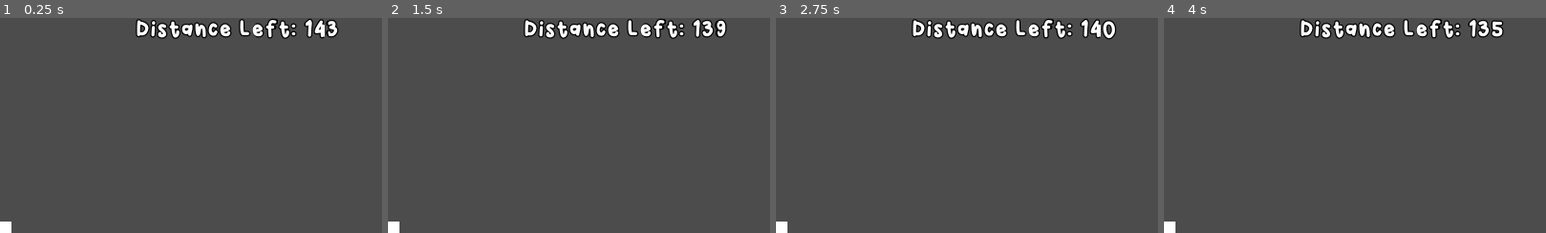
Above: before the commit, frames 1-4 (left to right).
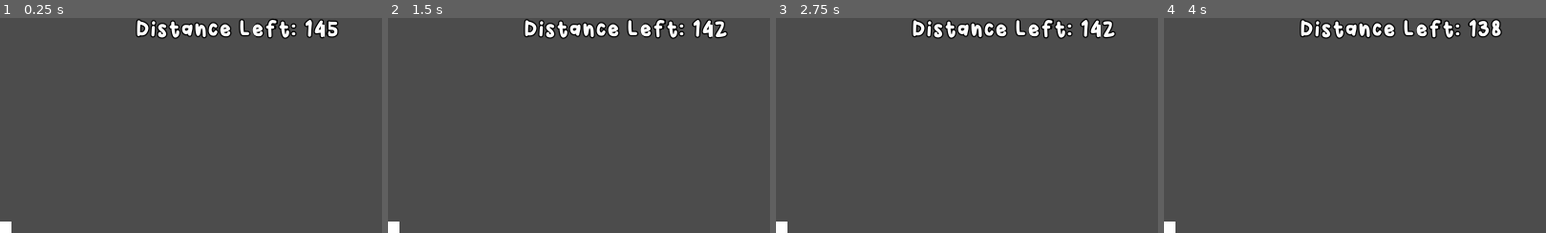
Above: after the commit, the same moments.

Repository: jonahshader/back5_platformer_unit3
Game: Godot game, scene res://scenes/levels/Level_1.tscn
Same seed, same stepped clock (60 frames per second), same inputs: the game is played once before the commit and once after it.
Inputs:
- Up to frame 1 (0.25 s): no input
- Up to frame 2 (1.5 s): hold Right (move_right) from 0.53 s (still down); tap Space (jump) at 0.77 s
- Up to frame 3 (2.75 s): tap Space (jump) at 1.52 s; release Right (move_right) at 2.03 s; hold Left (move_left) from 2.03 s (still down)
- Up to frame 4 (4 s): release Left (move_left) at 2.78 s; hold Right (move_right) from 2.78 s (still down); tap Space (jump) at 3.02, 3.77 s
The pictures show only the part of the screen within x 50-100%, y 0-50%; the shares and areas given below are measured in that part.

The runs differ from the first frame. In frame 1, 0.1% of the frame differs, in the area x 85-89%, y 0-10%; in frame 2, 0.4%, in the area x 82-89%, y 0-10%; in frame 3, 0.2%; in frame 4, 0.2%.

Commit message:
player now dies when falling :)

Diff:
--- /dev/null
+++ b/EscExit.gd
@@ -0,0 +1,5 @@
+extends Node
+
+func _input(event):
+	if Input.is_action_just_pressed("ui_cancel"):
+		get_tree().quit()
--- a/scenes/levels/Level_1.tscn
+++ b/scenes/levels/Level_1.tscn
@@ -1,12 +1,13 @@
-[gd_scene load_steps=6 format=2]
+[gd_scene load_steps=7 format=2]
 
 [ext_resource path="res://scenes/objects/Player.tscn" type="PackedScene" id=1]
 [ext_resource path="res://assets/tilemaps/TileMap.tscn" type="PackedScene" id=2]
 [ext_resource path="res://scenes/menus/GameHud.tscn" type="PackedScene" id=3]
 [ext_resource path="res://scenes/objects/Safehouse.tscn" type="PackedScene" id=4]
 [ext_resource path="res://scenes/objects/Death_Wall.tscn" type="PackedScene" id=5]
+[ext_resource path="res://scenes/objects/EscExit.tscn" type="PackedScene" id=6]
 
-[node name="Node" type="Node"]
+[node name="1" type="Node"]
 
 [node name="Player" parent="." instance=ExtResource( 1 )]
 position = Vector2( 51.2359, 1020.76 )
@@ -15,18 +16,6 @@
 [node name="TileMap" parent="." instance=ExtResource( 2 )]
 tile_data = PoolIntArray( 458841, 0, 8, 458844, 0, 4, 458859, 0, 4, 524360, 0, 1, 524361, 0, 2, 524362, 0, 3, 524380, 0 …(4762 unchanged characters)…
 
-[node name="Label" type="Label" parent="."]
-margin_left = 7118.53
-margin_top = 522.978
-margin_right = 7286.53
-margin_bottom = 577.978
-text = "Congratulations! You made it through the prototype!"
-align = 1
-autowrap = true
-__meta__ = {
-"_edit_use_anchors_": false
-}
-
 [node name="Death_Wall" parent="." instance=ExtResource( 5 )]
 position = Vector2( -3137.11, 354.463 )
 collision_layer = 2
@@ -34,8 +23,10 @@
 [node name="GameHud" parent="." instance=ExtResource( 3 )]
 
 [node name="Safehouse" parent="." instance=ExtResource( 4 )]
-position = Vector2( 7207.81, 712.141 )
+position = Vector2( 7342.35, 705.414 )
 collision_mask = 0
+
+[node name="EscExit" parent="." instance=ExtResource( 6 )]
 
 [connection signal="body_entered" from="Death_Wall" to="Player" method="gameover"]
 [connection signal="body_entered" from="Death_Wall" to="GameHud" method="gameover"]
--- a/scenes/levels/Level_2.tscn
+++ b/scenes/levels/Level_2.tscn
@@ -1,19 +1,20 @@
-[gd_scene load_steps=6 format=2]
+[gd_scene load_steps=7 format=2]
 
 [ext_resource path="res://scenes/objects/Player.tscn" type="PackedScene" id=1]
 [ext_resource path="res://assets/tilemaps/TileMap.tscn" type="PackedScene" id=2]
 [ext_resource path="res://scenes/menus/GameHud.tscn" type="PackedScene" id=3]
 [ext_resource path="res://scenes/objects/Safehouse.tscn" type="PackedScene" id=4]
 [ext_resource path="res://scenes/objects/Death_Wall.tscn" type="PackedScene" id=5]
+[ext_resource path="res://scenes/objects/EscExit.tscn" type="PackedScene" id=6]
 
-[node name="Node" type="Node"]
+[node name="2" type="Node"]
 
 [node name="Player" parent="." instance=ExtResource( 1 )]
 position = Vector2( 89.2296, 943.713 )
 collision_mask = 7
 
 [node name="TileMap" parent="." instance=ExtResource( 2 )]
-tile_data = PoolIntArray( 655459, -1610612736, 65536, 720995 …(4136 unchanged characters)… 4868, 0, 6, 2490407, 0, 5, 2490408, 0, 7 )
+tile_data = PoolIntArray( 655459, -1610612736, 65536, 720995 …(4136 unchanged characters)… 4868, 0, 6, 2490407, 0, 5, 2490408, 0, 7, 2752493, 0, 0 )
 
 [node name="Death_Wall" parent="." instance=ExtResource( 5 )]
 position = Vector2( -3137.11, 354.463 )
@@ -26,6 +27,8 @@
 position = Vector2( 7207.81, 712.141 )
 collision_mask = 0
 
+[node name="EscExit" parent="." instance=ExtResource( 6 )]
+
 [connection signal="body_entered" from="Death_Wall" to="Player" method="gameover"]
 [connection signal="body_entered" from="Death_Wall" to="GameHud" method="gameover"]
 [connection signal="body_entered" from="Safehouse" to="Player" method="survived"]
--- a/scenes/levels/Level_3.tscn
+++ b/scenes/levels/Level_3.tscn
@@ -1,12 +1,13 @@
-[gd_scene load_steps=6 format=2]
+[gd_scene load_steps=7 format=2]
 
 [ext_resource path="res://scenes/objects/Player.tscn" type="PackedScene" id=1]
 [ext_resource path="res://assets/tilemaps/TileMap.tscn" type="PackedScene" id=2]
 [ext_resource path="res://scenes/menus/GameHud.tscn" type="PackedScene" id=3]
 [ext_resource path="res://scenes/objects/Safehouse.tscn" type="PackedScene" id=4]
 [ext_resource path="res://scenes/objects/Death_Wall.tscn" type="PackedScene" id=5]
+[ext_resource path="res://scenes/objects/EscExit.tscn" type="PackedScene" id=6]
 
-[node name="Node" type="Node"]
+[node name="3" type="Node"]
 
 [node name="Player" parent="." instance=ExtResource( 1 )]
 position = Vector2( 51.2359, 1020.76 )
@@ -18,13 +19,15 @@
 [node name="Death_Wall" parent="." instance=ExtResource( 5 )]
 position = Vector2( -3137.11, 354.463 )
 collision_layer = 2
-speed = 150
+speed = 160
 
 [node name="GameHud" parent="." instance=ExtResource( 3 )]
 
 [node name="Safehouse" parent="." instance=ExtResource( 4 )]
-position = Vector2( 7207.81, 712.141 )
+position = Vector2( 7366.38, 712.141 )
 collision_mask = 0
+
+[node name="EscExit" parent="." instance=ExtResource( 6 )]
 
 [connection signal="body_entered" from="Death_Wall" to="Player" method="gameover"]
 [connection signal="body_entered" from="Death_Wall" to="GameHud" method="gameover"]
--- a/scenes/menus/GameHud.gd
+++ b/scenes/menus/GameHud.gd
@@ -29,6 +29,12 @@
 	calc_dist_left()
 	$DistanceLeftLabel.text = "Distance Left: " + str(int(distance_left / 50))
 	$TimeLabel.text = "Time: " + str(int(time))
+
+	if dist_calculating:
+		if player.position.y > 3500:
+			player.kill()
+			gameover(null)
+
 	time += delta
 
 func gameover(body):
@@ -45,7 +51,7 @@
 	if ResourceLoader.exists("res://scenes/levels/Level_" + str(int(get_tree().current_scene.name) + 1) + ".tscn"):
 		get_tree().change_scene("res://scenes/levels/Level_" + str(int(get_tree().current_scene.name) + 1) + ".tscn")
 	else:
-		get_tree().change_scene("res://scenes/levels/Level_1.tscn")
+		get_tree().change_scene("res://scenes/menus/PrototypeEnd.tscn")
 
 func _on_RestartButton_pressed():
 	get_tree().change_scene("res://scenes/levels/Level_1.tscn")
--- /dev/null
+++ b/scenes/menus/PrototypeEnd.tscn
@@ -0,0 +1,30 @@
+[gd_scene load_steps=4 format=2]
+
+[ext_resource path="res://assets/fonts/Winkle-Regular.ttf" type="DynamicFontData" id=1]
+[ext_resource path="res://scenes/objects/EscExit.tscn" type="PackedScene" id=2]
+
+[sub_resource type="DynamicFont" id=1]
+size = 48
+outline_size = 2
+outline_color = Color( 0, 0, 0, 1 )
+font_data = ExtResource( 1 )
+
+[node name="PrototypeEnd" type="CanvasLayer"]
+
+[node name="Label" type="Label" parent="."]
+anchor_left = 0.5
+anchor_top = 0.5
+anchor_right = 0.5
+anchor_bottom = 0.5
+margin_left = -162.0
+margin_top = -19.5
+margin_right = 162.0
+margin_bottom = 19.5
+custom_fonts/font = SubResource( 1 )
+text = "End of prototype"
+align = 1
+__meta__ = {
+"_edit_use_anchors_": false
+}
+
+[node name="EscExit" parent="." instance=ExtResource( 2 )]
--- a/scenes/objects/Camera2D.gd
+++ /dev/null
@@ -1,16 +0,0 @@
-extends Camera2D
-
-
-# Declare member variables here. Examples:
-# var a = 2
-# var b = "text"
-
-
-# Called when the node enters the scene tree for the first time.
-func _ready():
-	pass # Replace with function body.
-
-
-# Called every frame. 'delta' is the elapsed time since the previous frame.
-#func _process(delta):
-#	pass
--- a/scenes/objects/Death_Wall.tscn
+++ b/scenes/objects/Death_Wall.tscn
@@ -6,7 +6,7 @@
 extents = Vector2( 640, 880 )
 
 [node name="Death_Wall" type="Area2D"]
-scale = Vector2( 2, 3 )
+scale = Vector2( 2, 6 )
 collision_layer = 3
 collision_mask = 2
 script = ExtResource( 1 )
--- /dev/null
+++ b/scenes/objects/EscExit.tscn
@@ -0,0 +1,6 @@
+[gd_scene load_steps=2 format=2]
+
+[ext_resource path="res://EscExit.gd" type="Script" id=1]
+
+[node name="EscExit" type="Node"]
+script = ExtResource( 1 )
--- a/scenes/objects/Player.gd
+++ b/scenes/objects/Player.gd
@@ -25,7 +25,7 @@
 		vel.y -= jump_force
 
 
-func gameover(body):
+func kill():
 	get_node("../GameHud").disable_calculations()
 	var new_cam = Camera2D.new()
 	new_cam.offset = $Camera2D.offset
@@ -35,5 +35,8 @@
 	get_parent().add_child(new_cam)
 	queue_free()
 
+func gameover(body):
+	kill()
+
 func survived(body):
-	gameover(body)
+	kill()
Binary file removed: icon.png
Not shown, removed: icon.png.import
